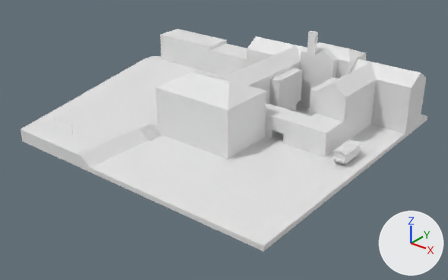
Before and after pictures for a commit that changed the glTF model public/astgasse_v0.4.glb.
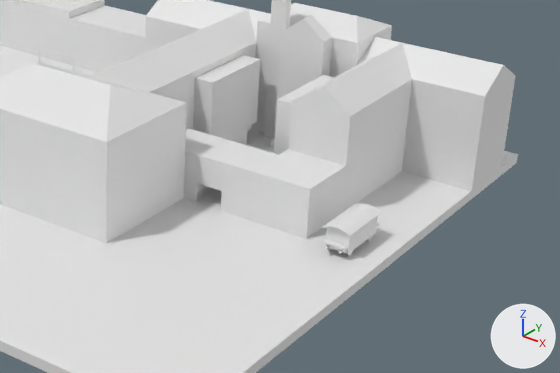
Each version is shown whole from a 50 mm camera at (107.4, -125.4, 74.3) aimed at (6.8, 0.3, -3.6), then close up on the part from 39% to 100% of the width and 15% to 79% of the height. The lights are fixed; the arrows at lower right show +X, +Y and +Z. Where no turn or scale is listed for an object, it has been applied to the vertices. Vertices at the same position are counted once.

In view in the first close-up: 'gebäude', 'train'.
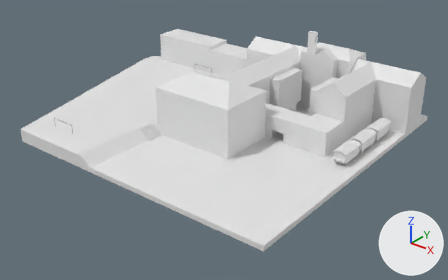
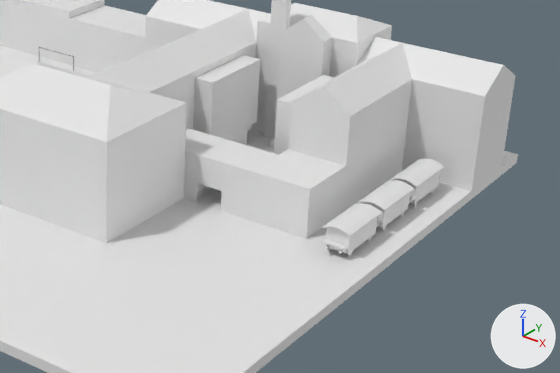
Commit message: farbe für tore für renter abis

Edits to the bpy script that builds the scene:
```text
Change me_cube_001:
    where me_cube_001.from_pydata(...)  # 711 vertices, 1368 faces; spans x 41.44..45.24, y 0.38..9.34, z -0.03..4.1
    used by ob_train; location = (0.0, 0.0, 0.0)
    me_cube_001 part 1: the loose piece of 97 vertices spanning x 41.74..44.94, y 0.49..9.23, z 0.75..3.98 is copied, and the copy is moved by (0.0, 8.95, 0.0); it spans x 41.74..44.94, y 9.44..18.18, z 0.75..3.98
    me_cube_001 part 2: the loose piece of 102 vertices spanning x 41.44..45.24, y 0.76..9.0, z 3.44..4.1 is copied, and the copy is moved by (0.0, 8.95, 0.0); it spans x 41.44..45.24, y 9.71..17.95, z 3.44..4.1
    me_cube_001 part 3: the loose piece of 97 vertices spanning x 41.74..44.94, y 0.49..9.23, z 0.75..3.98 is copied, and the copy is moved by (0.0, 17.9, 0.0); it spans x 41.74..44.94, y 18.39..27.13, z 0.75..3.98
    me_cube_001 part 4: the loose piece of 102 vertices spanning x 41.44..45.24, y 0.76..9.0, z 3.44..4.1 is copied, and the copy is moved by (0.0, 17.9, 0.0); it spans x 41.44..45.24, y 18.67..26.9, z 3.44..4.1
```

Location of each change, (x1, y1, x2, y2) in pixels of the close-ups (560 x 373 px):
'train', reshaped (102% wider, 81% taller): before (322, 203, 382, 256); after (322, 159, 444, 256)
part 1 of me_cube_001, added: after (363, 192, 412, 228)
part 2 of me_cube_001, added: after (358, 180, 414, 211)
part 3 of me_cube_001, added: after (395, 170, 442, 204)
part 4 of me_cube_001, added: after (391, 159, 444, 187)
